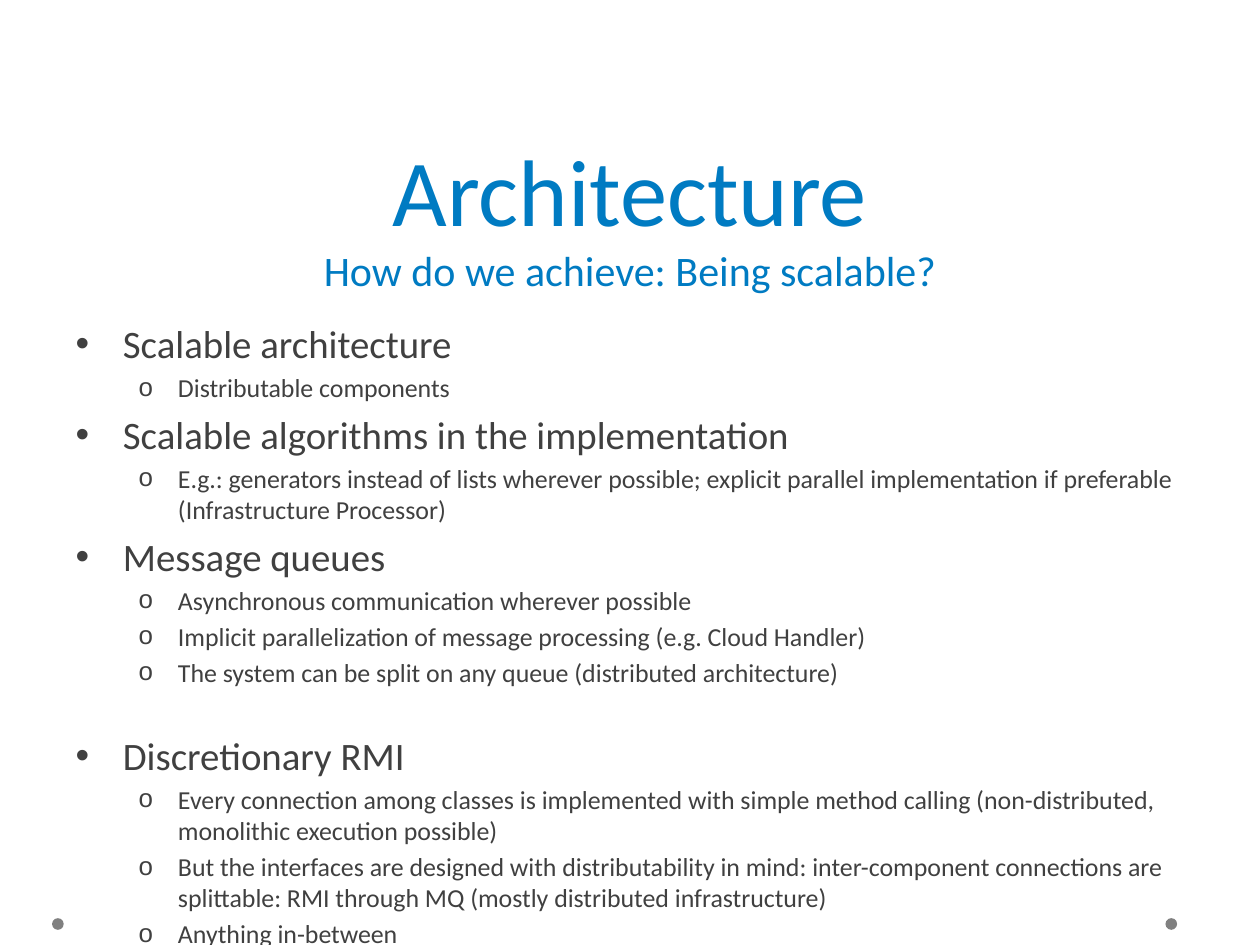
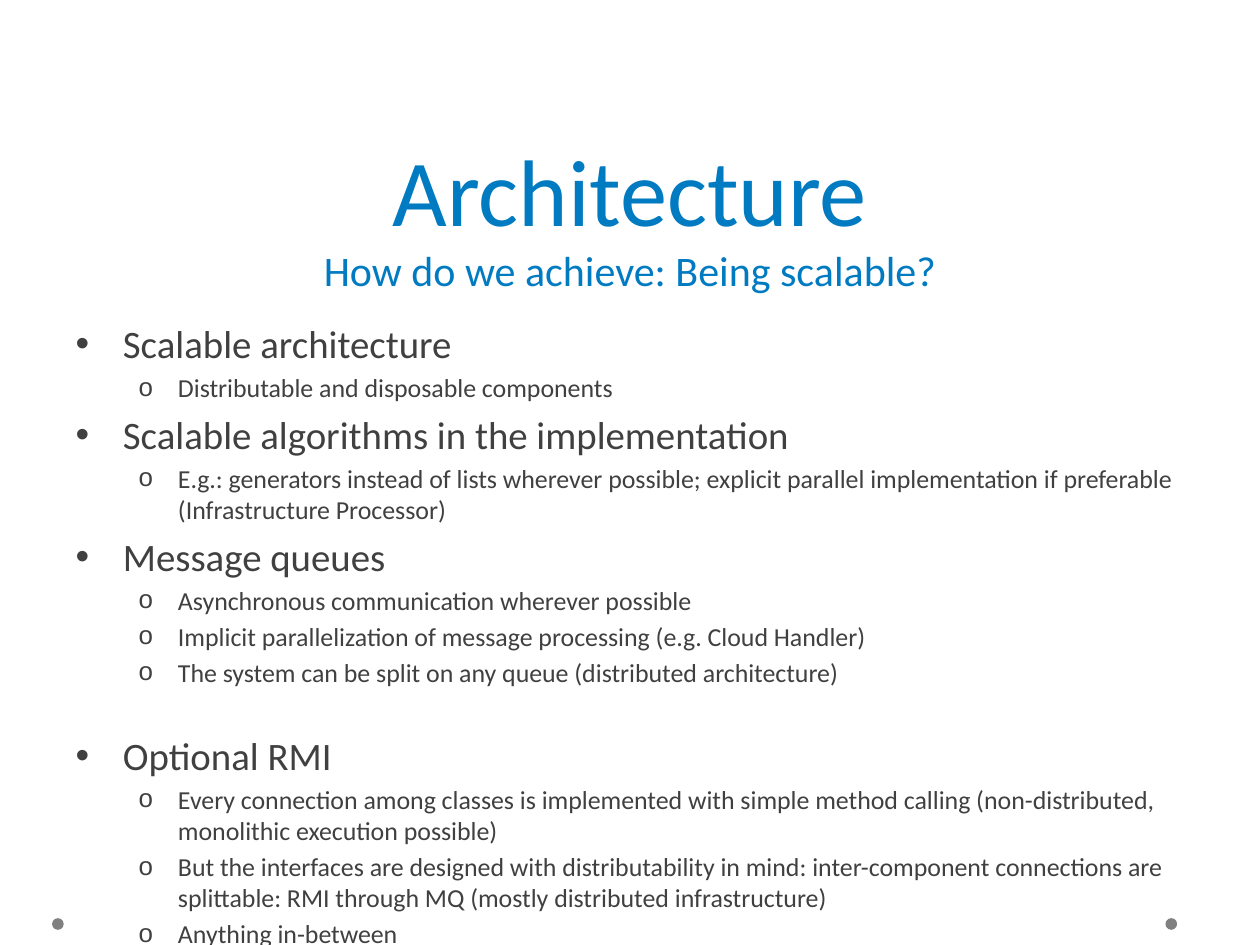
Before and after one commit to occopus/docs, a slide deck: slide 12 of sztaki-occo-report.pptx. Drawn at 1260x945 pixels with LibreOffice and Linux fonts; fonts in the diff are those of the drawing; background and template pictures are left out. Boxes give left, top, right and bottom in pixels: in the first picture for what was removed or moved away, otherwise in the second. Text is boxed around its words. In the diff, an @@ line names an element or a change of style, - is before the commit and + after.

```diff
--- a/sztaki-occo-report.pptx
+++ b/sztaki-occo-report.pptx
@@ text at (x1=178, y1=379, x2=613, y2=401): text changed @@
-  o Distributable components
+  o Distributable and disposable components
@@ text at (x1=123, y1=743, x2=332, y2=777): text changed @@
-• Discretionary RMI
+• Optional RMI
```
Also in this commit, not shown: 7 other slides changed, 10 slides added.
